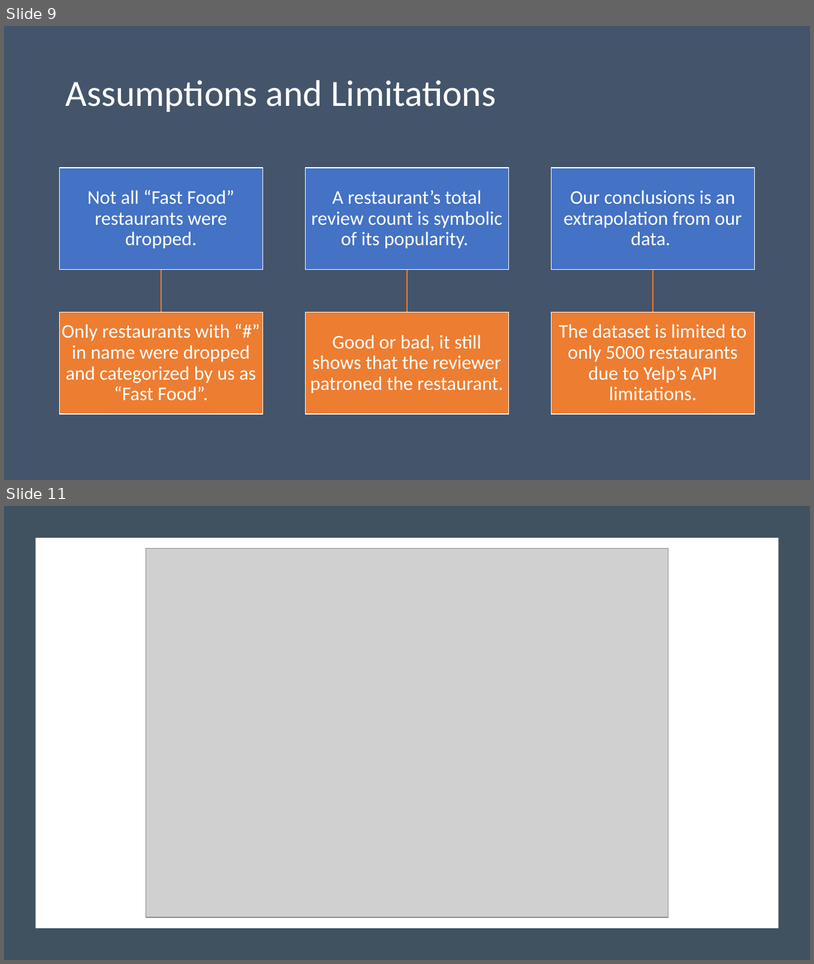
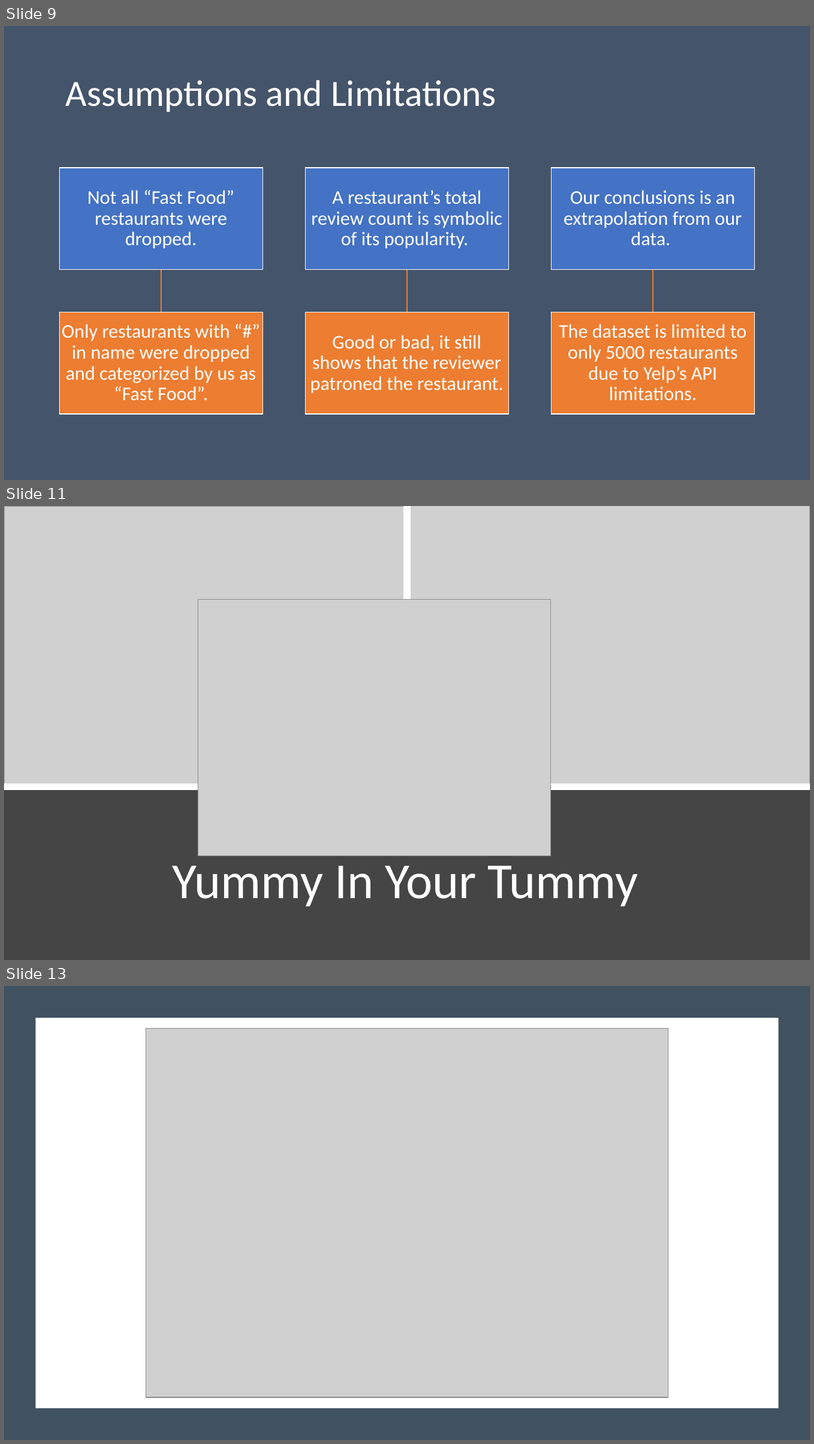
Before and after one commit to ryankchang/project1, a slide deck: GoodEats.pptx. Shown one above the other, each under a label of ours: slides 9 and 11 before the commit, slides 9, 11 and 13 after it; the slides between them are not shown. The pictures are 814x964 and 814x1444 pixels, drawn with LibreOffice and Linux fonts; fonts in the diff are those of the drawing; grey boxes stand for pictures. Boxes give left, top, right and bottom in pixels: in the first picture for what was removed or moved away, otherwise in the second. Text is boxed around its words. In the diff, an @@ line names an element or a change of style, - is before the commit and + after.

```diff
--- a/GoodEats.pptx
+++ b/GoodEats.pptx
@@ slide 11 added at bbox=[4, 506, 810, 960], background #454545 @@
@@ picture added at bbox=[4, 506, 408, 787] @@
@@ picture added at bbox=[408, 506, 810, 787] @@
@@ line added from (408, 506) to (408, 787), #FFFFFF 8 pt @@
@@ picture added at bbox=[198, 599, 551, 856] @@
@@ line added from (4, 787) to (810, 787), #FFFFFF 8 pt @@
@@ title added at bbox=[173, 865, 638, 906], 60 pt, text #FFFFFF @@
+Yummy In Your Tummy
@@ what was slide 11 is now slide 13 @@
```
Also in this commit, not shown: 2 slides changed, 1 other slide added.
